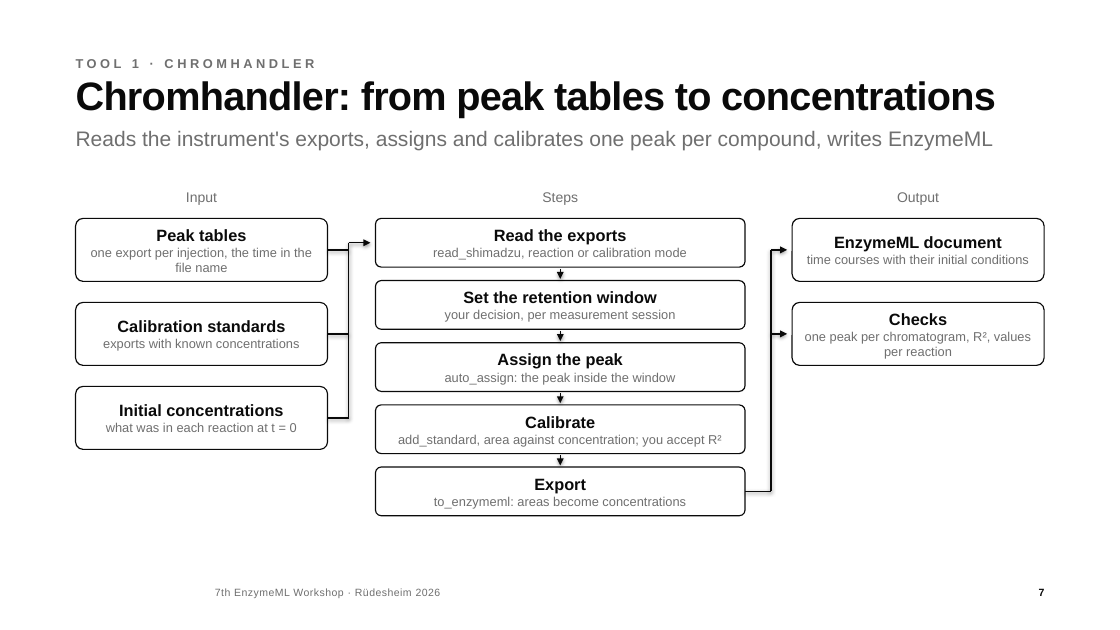
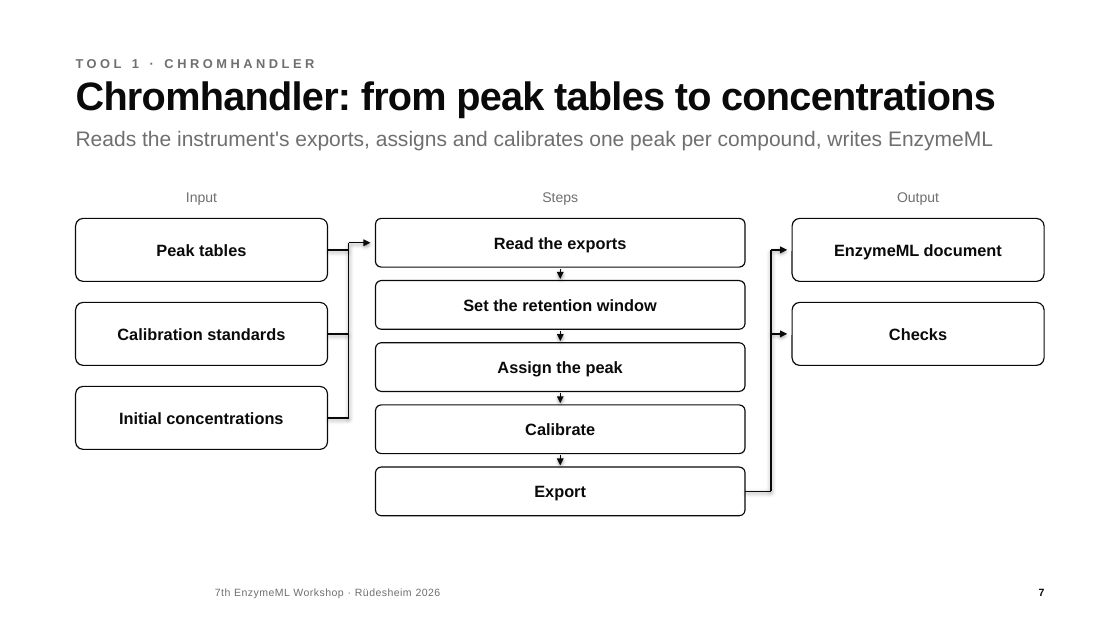
Before and after one commit to haeussma/enzymeml-workshop-modelling-2026, a slide deck: slide 7 of slides/workshop.pptx. Drawn at 1120x630 pixels with LibreOffice and Linux fonts; fonts in the diff are those of the drawing; background and template pictures are left out. Boxes give left, top, right and bottom in pixels: in the first picture for what was removed or moved away, otherwise in the second. Text is boxed around its words. In the diff, an @@ line names an element or a change of style, - is before the commit and + after.

```diff
--- a/slides/workshop.pptx
+++ b/slides/workshop.pptx
@@ text in rounded rectangle at bbox=[91, 247, 312, 272]: paragraph removed @@
-one export per injection, the time in the file name
@@ text in rounded rectangle at bbox=[433, 247, 687, 260]: paragraph removed @@
-read_shimadzu, reaction or calibration mode
@@ text in rounded rectangle at bbox=[807, 254, 1029, 264]: paragraph removed @@
-time courses with their initial conditions
@@ text in rounded rectangle at bbox=[445, 309, 676, 322]: paragraph removed @@
-your decision, per measurement session
@@ text in rounded rectangle at bbox=[103, 338, 300, 351]: paragraph removed @@
-exports with known concentrations
@@ text in rounded rectangle at bbox=[805, 331, 1031, 359]: paragraph removed @@
-one peak per chromatogram, R², values per reaction
@@ text in rounded rectangle at bbox=[445, 372, 676, 384]: paragraph removed @@
-auto_assign: the peak inside the window
@@ text in rounded rectangle at bbox=[106, 422, 297, 432]: paragraph removed @@
-what was in each reaction at t = 0
@@ text in rounded rectangle at bbox=[398, 434, 722, 447]: paragraph removed @@
-add_standard, area against concentration; you accept R²
@@ text in rounded rectangle at bbox=[434, 496, 686, 509]: paragraph removed @@
-to_enzymeml: areas become concentrations
```
Also in this commit, not shown: 2 other files.
